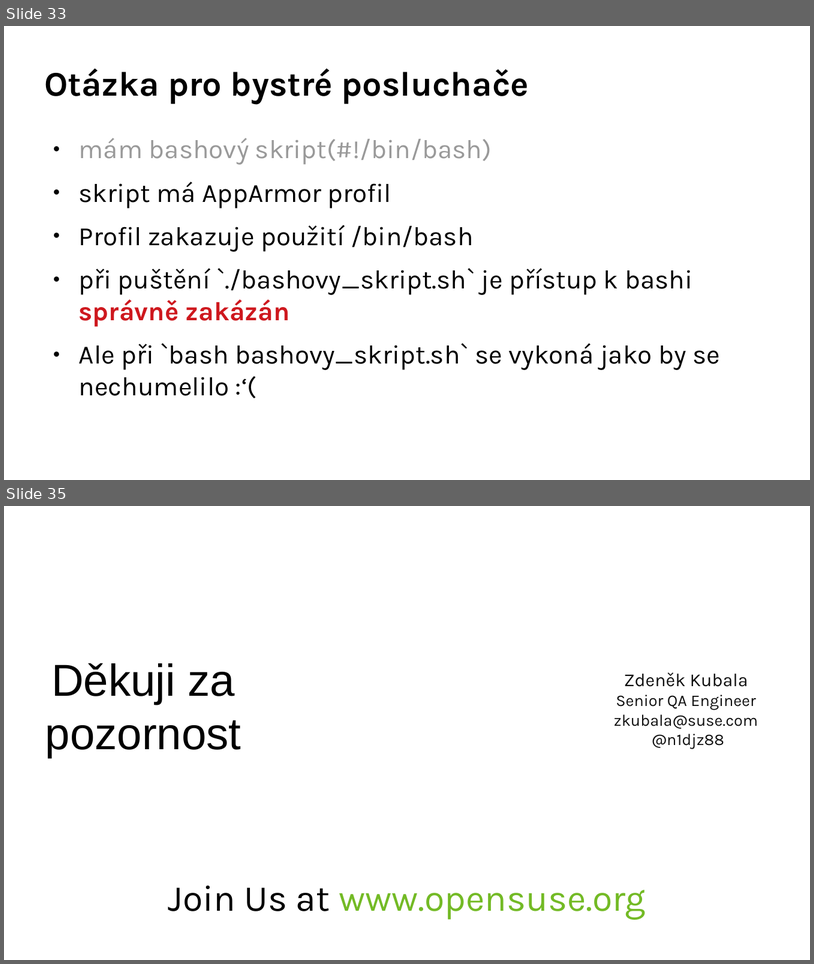
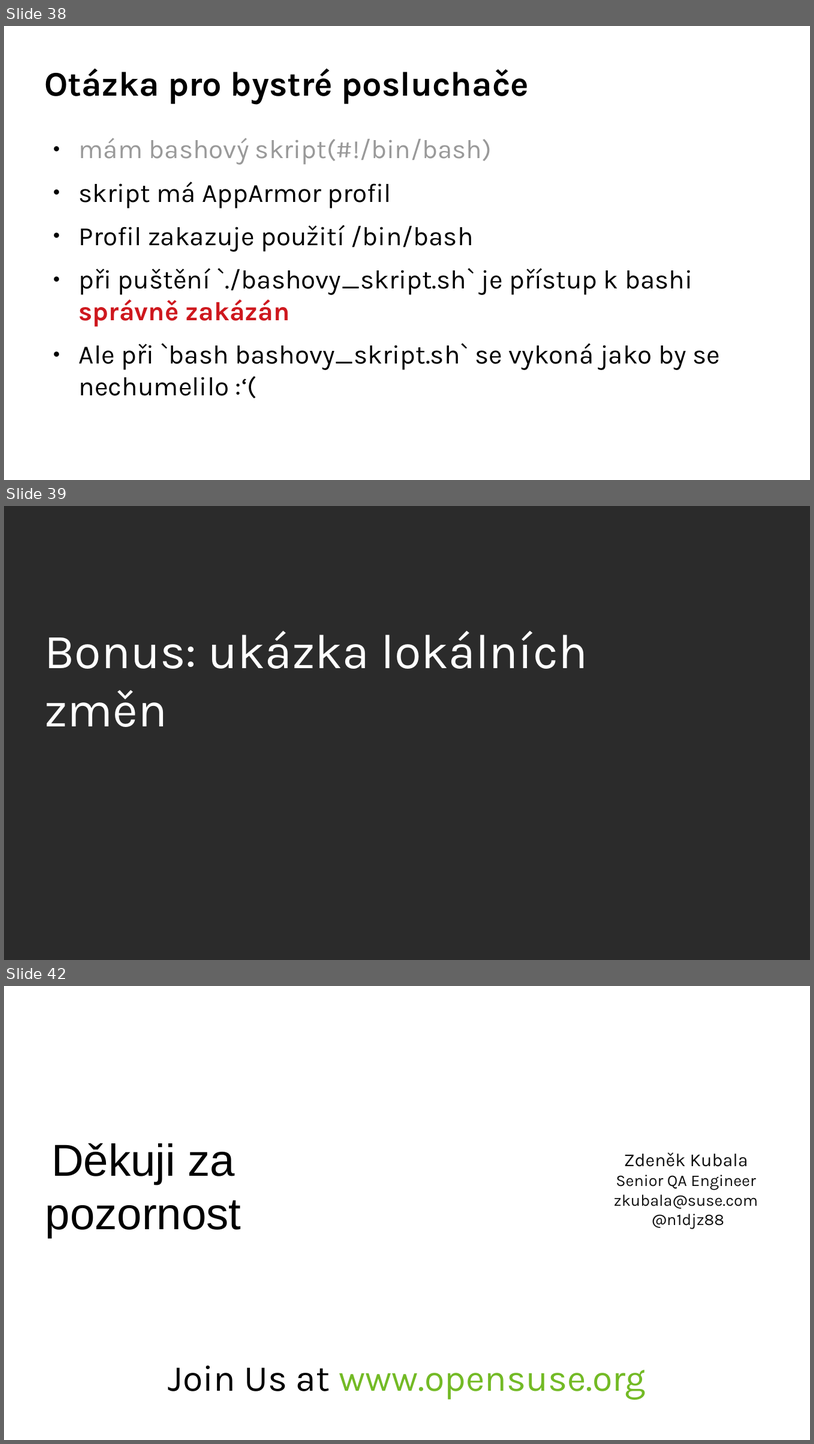
Before and after one commit to djz88/docs, a slide deck: apparmor/apparmor_openalt2017_extended.odp. Shown one above the other, each under a label of ours: slides 33 and 35 before the commit, slides 38, 39 and 42 after it; the slides between them are not shown. The pictures are 814x964 and 814x1444 pixels, drawn with LibreOffice and Linux fonts; fonts in the diff are those of the drawing; background and template pictures are left out; a plain dark background stands for a picture behind light text. Boxes give left, top, right and bottom in pixels: in the first picture for what was removed or moved away, otherwise in the second. Text is boxed around its words. In the diff, an @@ line names an element or a change of style, - is before the commit and + after.

```diff
--- a/apparmor/apparmor_openalt2017_extended.odp
+++ b/apparmor/apparmor_openalt2017_extended.odp
@@ slide 39 added at (4,506,810,960), background picture (left out) @@
@@ title added at (44,631,588,727), 48 pt, text #FFFFFF @@
+Bonus: ukázka lokálních změn
@@ what was slide 33 is now slide 38 @@
@@ what was slide 35 is now slide 42 @@
```
Also in this commit, not shown: 3 slides changed, 7 other slides added, 1 slide removed.
